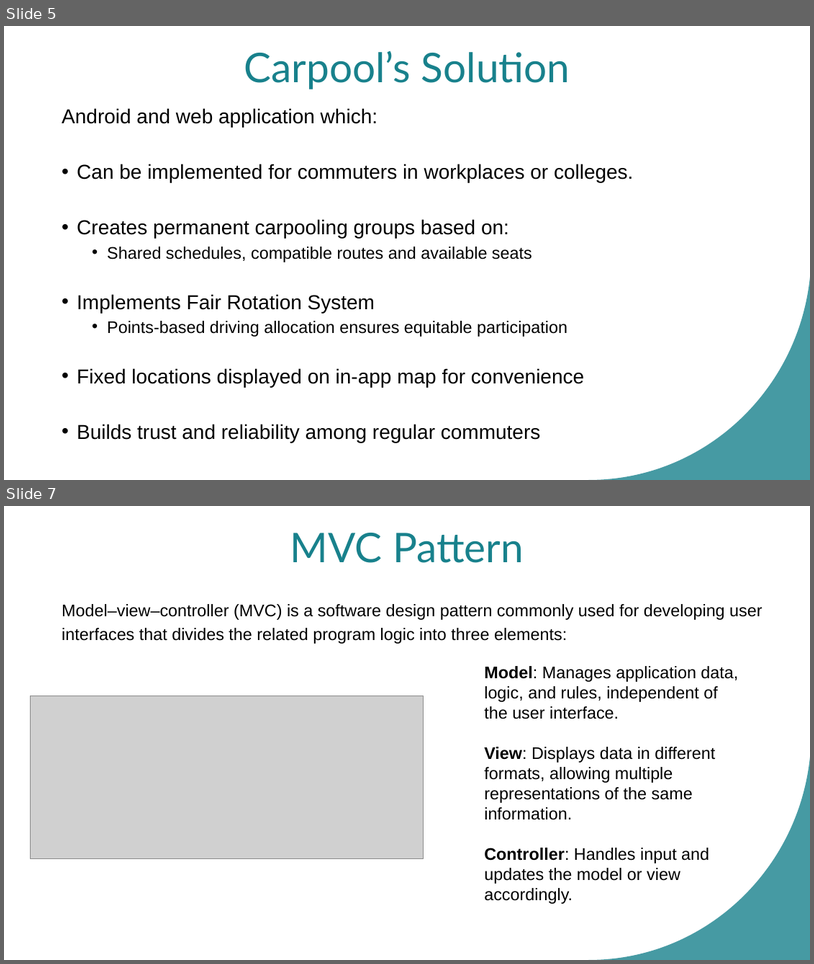
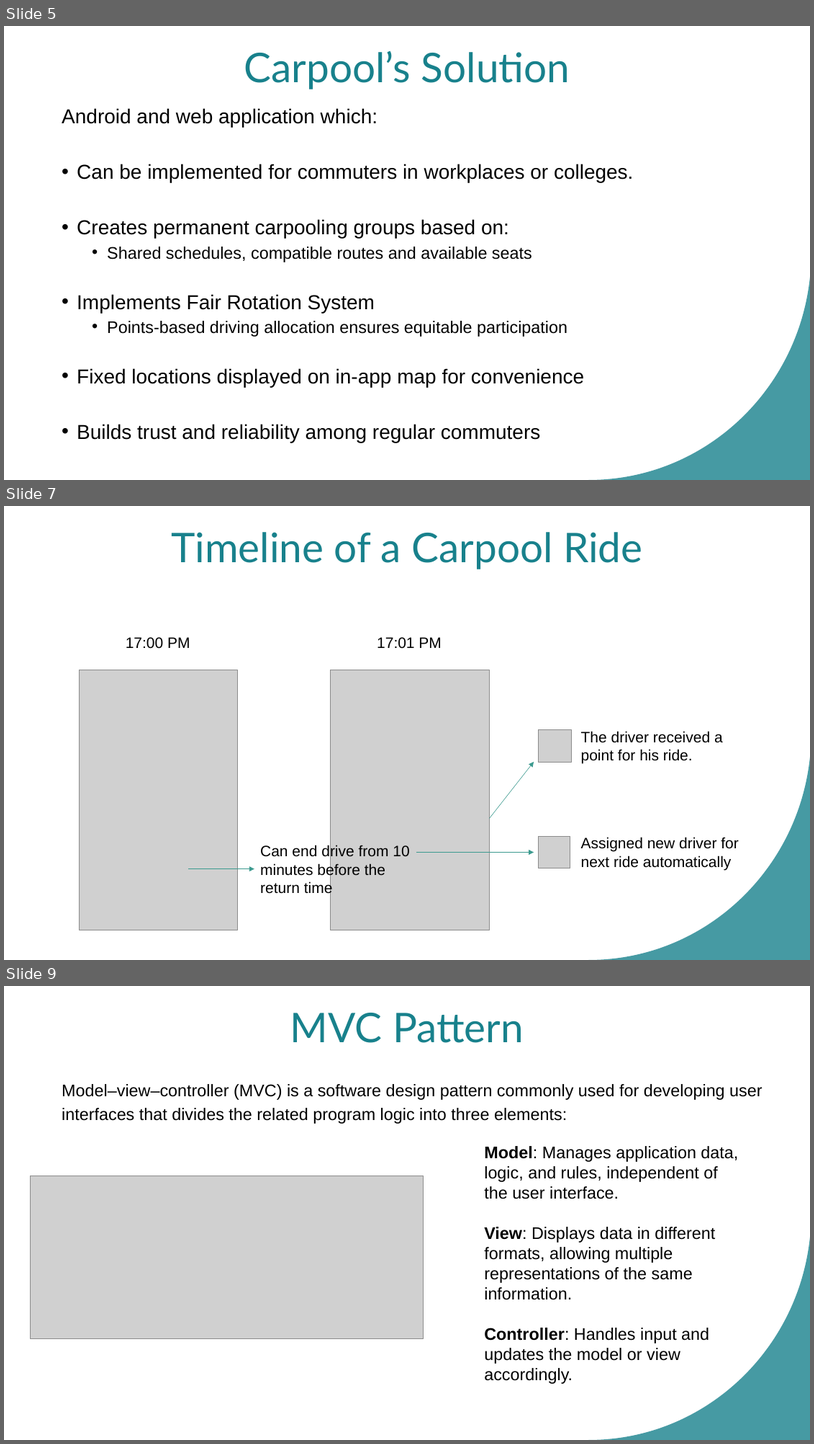
Before and after one commit to benbaruch1/carpool, a slide deck: Capstone Project Phase B - 24-1-D-29.pptx. Shown one above the other, each under a label of ours: slides 5 and 7 before the commit, slides 5, 7 and 9 after it; the slides between them are not shown. The pictures are 814x964 and 814x1444 pixels, drawn with LibreOffice and Linux fonts; fonts in the diff are those of the drawing; grey boxes stand for pictures. Boxes give left, top, right and bottom in pixels: in the first picture for what was removed or moved away, otherwise in the second. Text is boxed around its words. In the diff, an @@ line names an element or a change of style, - is before the commit and + after.

```diff
--- a/Capstone Project Phase B - 24-1-D-29.pptx
+++ b/Capstone Project Phase B - 24-1-D-29.pptx
@@ slide 7 added at box(4, 506, 810, 960), background #FFFFFF; not listed: 1 template element that a slide beside it also shows @@
@@ title added at box(171, 532, 643, 569), 48.6 pt, text #18818C @@
+Timeline of a Carpool Ride
@@ text added at box(126, 637, 190, 649), 18 pt, text #000000 @@
+17:00 PM
@@ text added at box(377, 637, 441, 649), 18 pt, text #000000 @@
+17:01 PM
@@ picture added at box(79, 670, 237, 929) @@
@@ picture added at box(331, 670, 490, 929) @@
@@ picture added at box(539, 730, 572, 762) @@
@@ text added at box(581, 731, 723, 764), 18 pt, text #000000 @@
+The driver received a point for his ride.
@@ arrow added from (490, 818) to (534, 762), #3C9A8F 0.5 pt @@
@@ text added at box(260, 844, 409, 896), 18 pt, text #000000 @@
+Can end drive from 10 minutes before the return time
@@ picture added at box(539, 836, 571, 868) @@
@@ text added at box(581, 836, 738, 870), 18 pt, text #000000 @@
+Assigned new driver for next ride automatically
@@ arrow added from (188, 869) to (255, 869), #3C9A8F 0.5 pt @@
@@ arrow added from (417, 852) to (534, 852), #3C9A8F 0.5 pt @@
@@ what was slide 7 is now slide 9 @@
```
Also in this commit, not shown: 1 other slide added.
